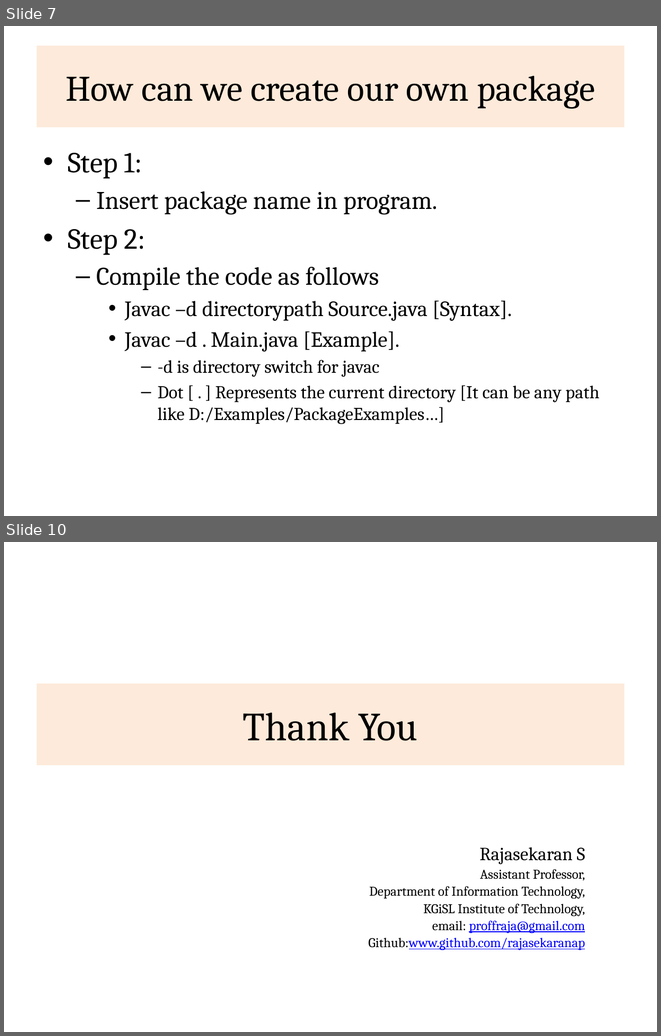
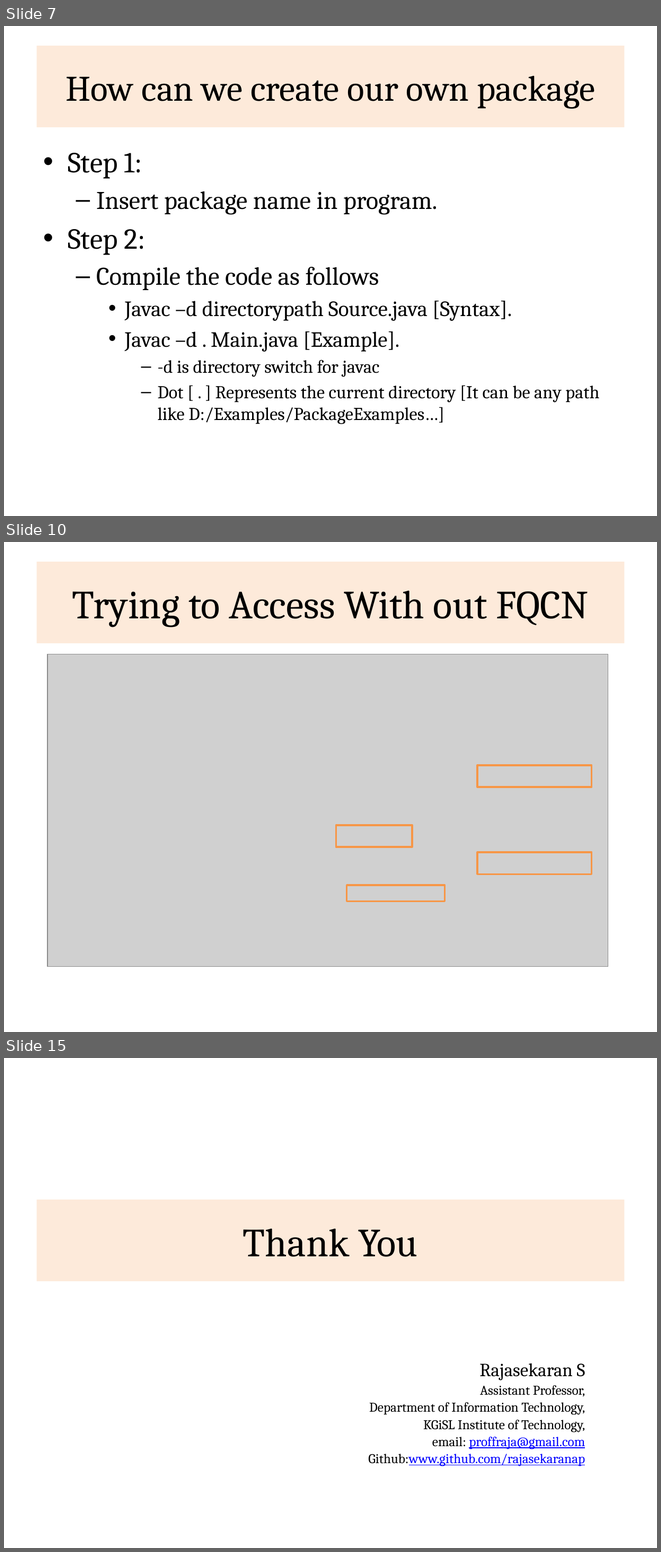
Before and after one commit to rajasekaran36/CS8392-OOPS, a slide deck: Slides/Unit 1/CS8392_U1_Packages.pptx. Shown one above the other, each under a label of ours: slides 7 and 10 before the commit, slides 7, 10 and 15 after it; the slides between them are not shown. The pictures are 661x1036 and 661x1552 pixels, drawn with LibreOffice and Linux fonts; fonts in the diff are those of the drawing; grey boxes stand for pictures. Boxes give left, top, right and bottom in pixels: in the first picture for what was removed or moved away, otherwise in the second. Text is boxed around its words. In the diff, an @@ line names an element or a change of style, - is before the commit and + after.

```diff
--- a/Slides/Unit 1/CS8392_U1_Packages.pptx
+++ b/Slides/Unit 1/CS8392_U1_Packages.pptx
@@ slide 10 added at (x1=4, y1=542, x2=657, y2=1032), background #FFFFFF @@
@@ title added at (x1=37, y1=562, x2=624, y2=643), fill #FDEADA, 44 pt, text #000000 @@
+Trying to Access With out FQCN
@@ picture added at (x1=48, y1=654, x2=608, y2=967) @@
@@ rectangle added at (x1=477, y1=765, x2=592, y2=787), outline #F79646 2 pt @@
@@ rectangle added at (x1=336, y1=824, x2=412, y2=846), outline #F79646 2 pt @@
@@ rectangle added at (x1=477, y1=852, x2=592, y2=874), outline #F79646 2 pt @@
@@ rectangle added at (x1=347, y1=885, x2=445, y2=901), outline #F79646 2 pt @@
@@ what was slide 10 is now slide 15 @@
```
Also in this commit, not shown: 2 slides changed, 4 other slides added, 53 other files.
